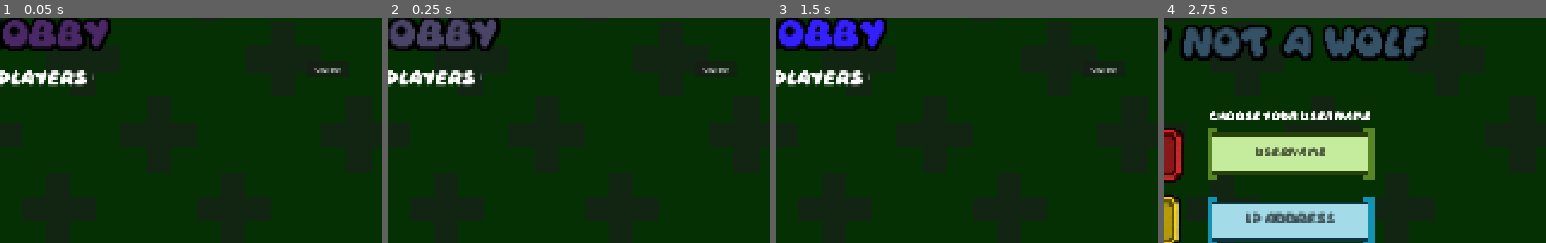
Above: before the commit, frames 1-4 (left to right).
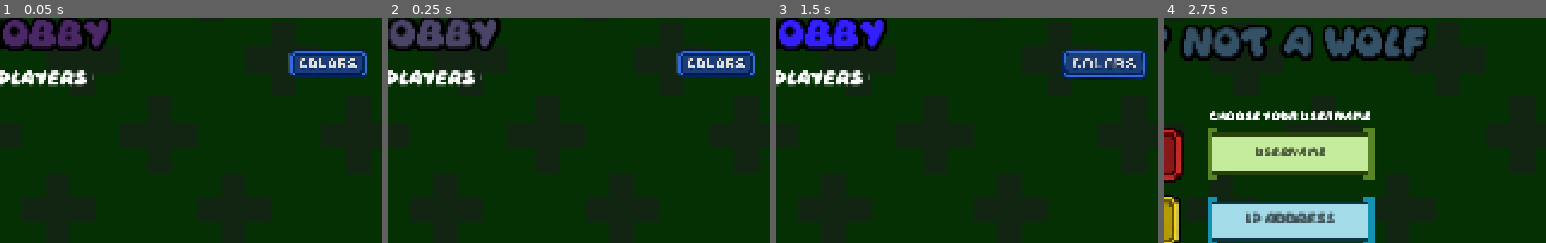
Above: after the commit, the same moments.

Repository: ComiccSanss2/werewolf-online
Game: Godot game, scene res://lobby.tscn
The game is run twice, just before and just after one commit, with the same random seed, the same clock (stepped at 60 frames per second) and the same inputs. This scene is started directly instead of the project's main scene.
Inputs (mouse positions are % of the whole screen's width and height, from its top left; square brackets give the same spot before the commit, where the layout moved):
- Up to frame 1 (0.05 s): no input
- Up to frame 2 (0.25 s): no input
- Up to frame 3 (1.5 s): click (87, 20) [87, 22] at 0.5 s; click (84, 26) at 1.27 s
- Up to frame 4 (2.75 s): click (14, 13) at 2 s
The pictures show only the part of the screen within x 44-94%, y 10-60%; the shares and areas given below are measured in that part.

The runs differ from the first frame. In frame 1, 2.5% of the frame differs, in the area x 75-97%, y 13-27%; in frame 2, 2.5%; in frame 3, 3.0%, in the area x 74-98%, y 13-28%; in frame 4, nothing differs.

Commit message:
couleurs button

Diff:
--- a/lobby.tscn
+++ b/lobby.tscn
@@ -8,6 +8,8 @@
 [ext_resource type="Script" uid="uid://c88jh0m0sgkp8" path="res://rainbow_label.gd" id="4_8ldoj"]
 [ext_resource type="Texture2D" uid="uid://b66leuj6iaug" path="res://assets/MainMenuButton.png" id="7_ein8w"]
 [ext_resource type="Texture2D" uid="uid://bffr1yapttrf7" path="res://assets/MainMenuHover.png" id="8_gm5bj"]
+[ext_resource type="Texture2D" uid="uid://bsgllmjhwqfkk" path="res://assets/couleursbutton.png" id="9_gm5bj"]
+[ext_resource type="Texture2D" uid="uid://cs6k67k6biyvk" path="res://assets/ColorButtonHover.png" id="10_g30ku"]
 
 [sub_resource type="LabelSettings" id="LabelSettings_ein8w"]
 font = ExtResource("3_x4164")
@@ -18,6 +20,7 @@
 
 [sub_resource type="StyleBoxFlat" id="StyleBoxFlat_xrgmn"]
 bg_color = Color(1, 1, 1, 1)
+border_color = Color(0.8, 0, 0.8, 1)
 
 [sub_resource type="StyleBoxFlat" id="StyleBoxFlat_2wvic"]
 bg_color = Color(0.109804, 0, 0.831373, 1)
@@ -152,27 +155,15 @@
 horizontal_alignment = 1
 vertical_alignment = 1
 
-[node name="ColorButton" type="Button" parent="CanvasLayer"]
+[node name="ColorPanel" type="Panel" parent="CanvasLayer"]
 layout_mode = 1
 anchors_preset = 1
 anchor_left = 1.0
 anchor_right = 1.0
-offset_left = -333.0
-offset_top = 213.0
-offset_right = -233.0
-offset_bottom = 253.0
-grow_horizontal = 0
-text = "Couleur"
-
-[node name="ColorPanel" type="Panel" parent="CanvasLayer"]
-layout_mode = 1
-anchors_preset = 1
-anchor_left = 1.0
-anchor_right = 1.0
-offset_left = -351.0
+offset_left = -350.0
 offset_top = 262.0
-offset_right = -206.0
-offset_bottom = 452.0
+offset_right = -171.0
+offset_bottom = 464.0
 grow_horizontal = 0
 theme_override_styles/panel = SubResource("StyleBoxFlat_xrgmn")
 
@@ -245,6 +236,18 @@
 text = "Players  List"
 horizontal_alignment = 1
 
+[node name="ColorButton" type="TextureButton" parent="CanvasLayer"]
+texture_filter = 1
+layout_mode = 0
+offset_left = 1505.0
+offset_top = 146.0
+offset_right = 2171.0
+offset_bottom = 521.0
+scale = Vector2(0.4, 0.4)
+texture_normal = ExtResource("9_gm5bj")
+texture_pressed = ExtResource("10_g30ku")
+texture_hover = ExtResource("10_g30ku")
+
 [node name="SFX_Player" type="AudioStreamPlayer" parent="."]
 volume_db = -18.571
 
Binary file added: assets/ColorButtonHover.png
Not shown, added: assets/ColorButtonHover.png.import
Binary file added: assets/couleursbutton.png
Not shown, added: assets/couleursbutton.png.import
Not shown: 1 places in lobby.tscn that only renumber resources
Not shown, changed: .DS_Store
Not shown, added: assets/.DS_Store
